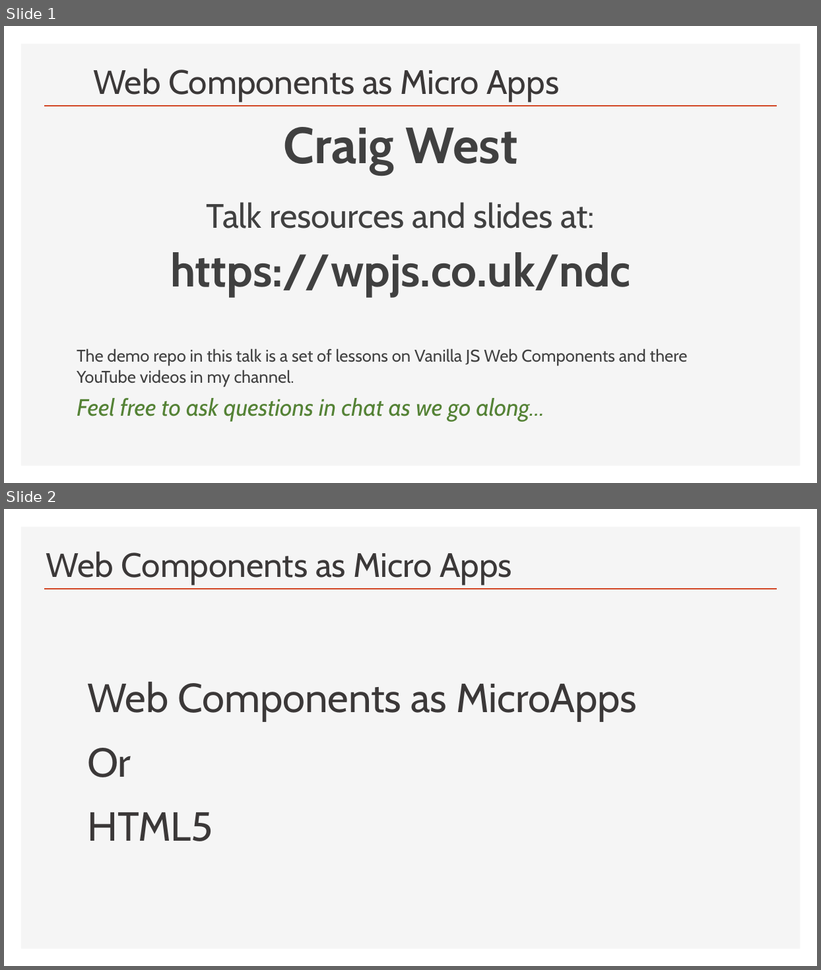
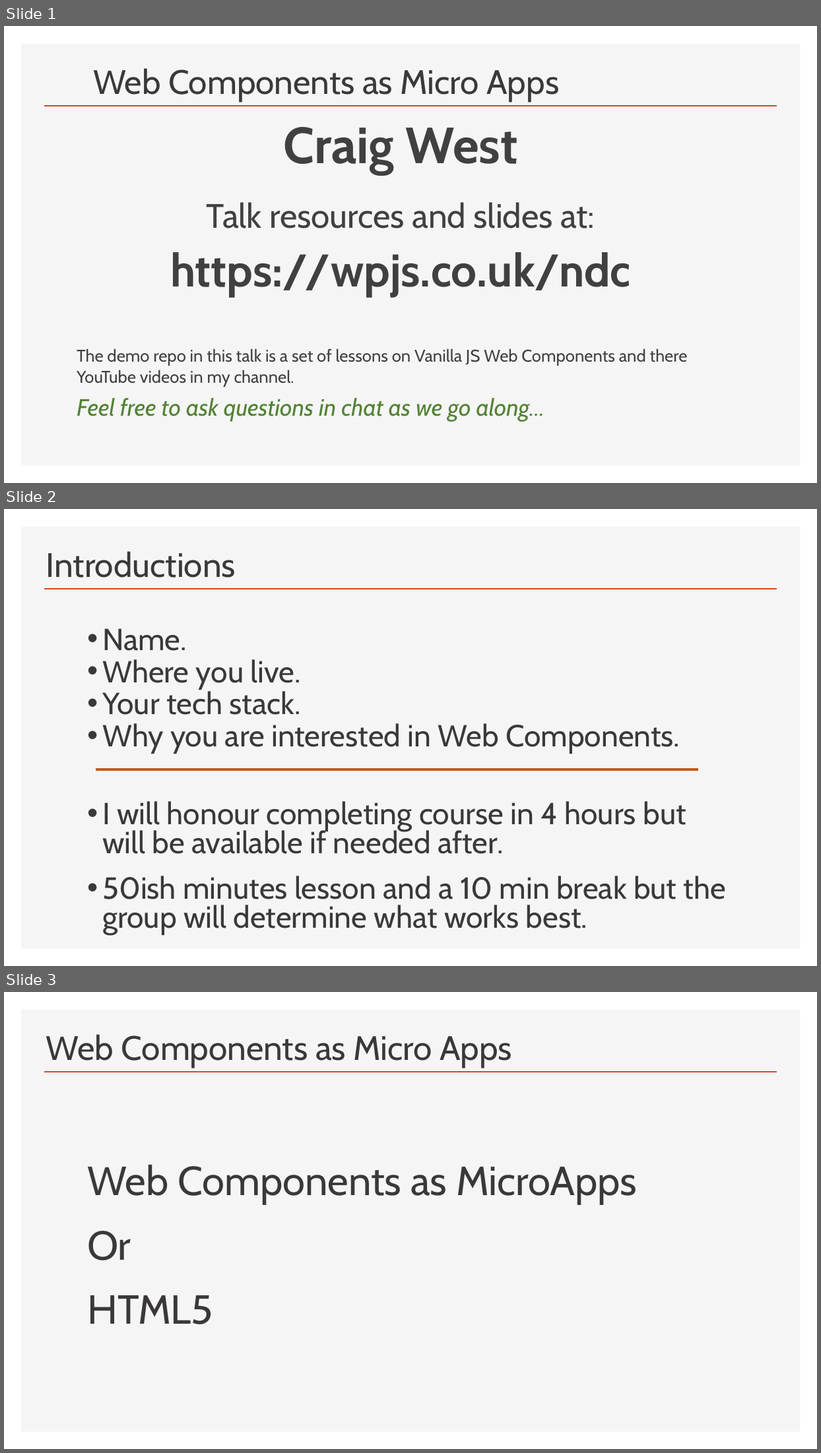
Before and after one commit to Python-Test-Engineer/web-components-v1, a slide deck: SLIDES/ndc-web-components.pptx. Shown one above the other, each under a label of ours: slides 1 and 2 before the commit, slides 1, 2 and 3 after it. The pictures are 821x970 and 821x1453 pixels, drawn with LibreOffice and Linux fonts; fonts in the diff are those of the drawing. Boxes give left, top, right and bottom in pixels: in the first picture for what was removed or moved away, otherwise in the second. Text is boxed around its words. In the diff, an @@ line names an element or a change of style, - is before the commit and + after.

```diff
--- a/SLIDES/ndc-web-components.pptx
+++ b/SLIDES/ndc-web-components.pptx
@@ slide 2 added at <box>4,509,817,966</box>, background #FFFFFF; not listed: 2 template elements that a slide beside it also shows @@
@@ title added at <box>46,551,236,578</box>, 40 pt, text #3B3838 @@
+Introductions
@@ text added at <box>102,628,726,935</box>, 36 pt, text #3B3838 @@
+  • Name.
+  • Where you live.
+  • Your tech stack.
+  • Why you are interested in Web Components.
+  • I will honour completing course in 4 hours but will be available if needed after.
+  • 50ish minutes lesson and a 10 min break but the group will determine what works best.
@@ line added from (96, 770) to (699, 770), #C55A11 3 pt @@
@@ what was slide 2 is now slide 3 @@
```
Also in this commit, not shown: 1 slide changed, 5 other files.
